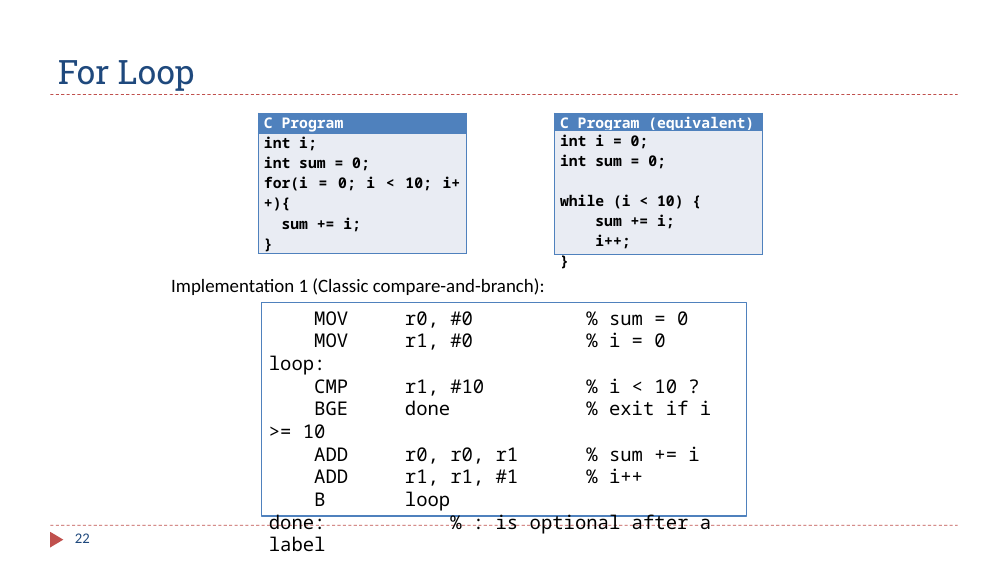
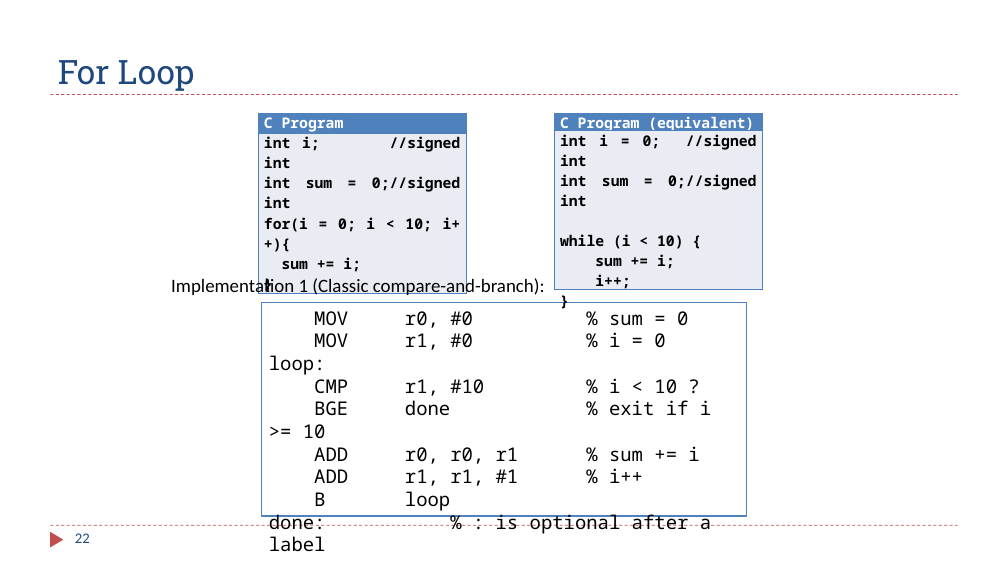
Before and after one commit to guhofstra/CSC111Sp26, a slide deck: slide 22 of PPTs/Ch6_ARM_Control_Flow.pptx. Drawn at 1008x567 pixels with LibreOffice and Linux fonts; fonts in the diff are those of the drawing. Boxes give left, top, right and bottom in pixels: in the first picture for what was removed or moved away, otherwise in the second. Text is boxed around its words. In the diff, an @@ line names an element or a change of style, - is before the commit and + after.

```diff
--- a/PPTs/Ch6_ARM_Control_Flow.pptx
+++ b/PPTs/Ch6_ARM_Control_Flow.pptx
@@ table at (x1=259, y1=113, x2=467, y2=276) @@
-row 2, column 1: int i; / int sum = 0; / for(i = 0; i < 10; i++){ / sum += i; / }
+row 2, column 1: int i; //signed int / int sum = 0;//signed int / for(i = 0; i < 10; i++){ / sum += i; / }
@@ table at (x1=554, y1=113, x2=762, y2=294) @@
-row 2, column 1: int i = 0; / int sum = 0; / while (i < 10) { / sum += i; / i++; / }
+row 2, column 1: int i = 0; //signed int / int sum = 0;//signed int / while (i < 10) { / sum += i; / i++; / }
```
Also in this commit, not shown: 11 other slides changed, 1 slide added, 1 other file.
